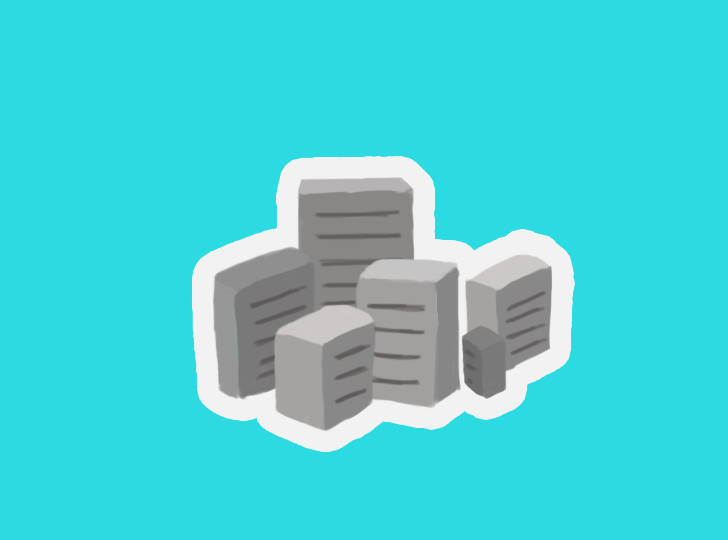
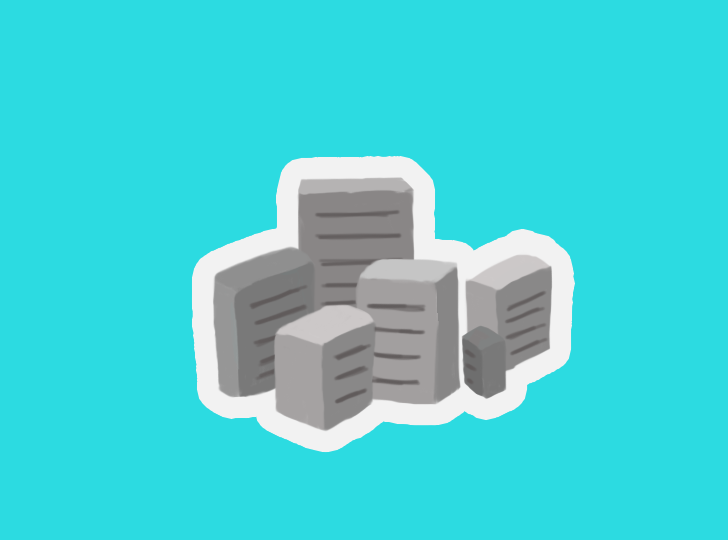
Before/after of a 728x540 layered artwork. What changed in the layer stack:
painted on "레이어 17" over [399, 265, 462, 409]
painted on "레이어 21" over [213, 318, 470, 401]
